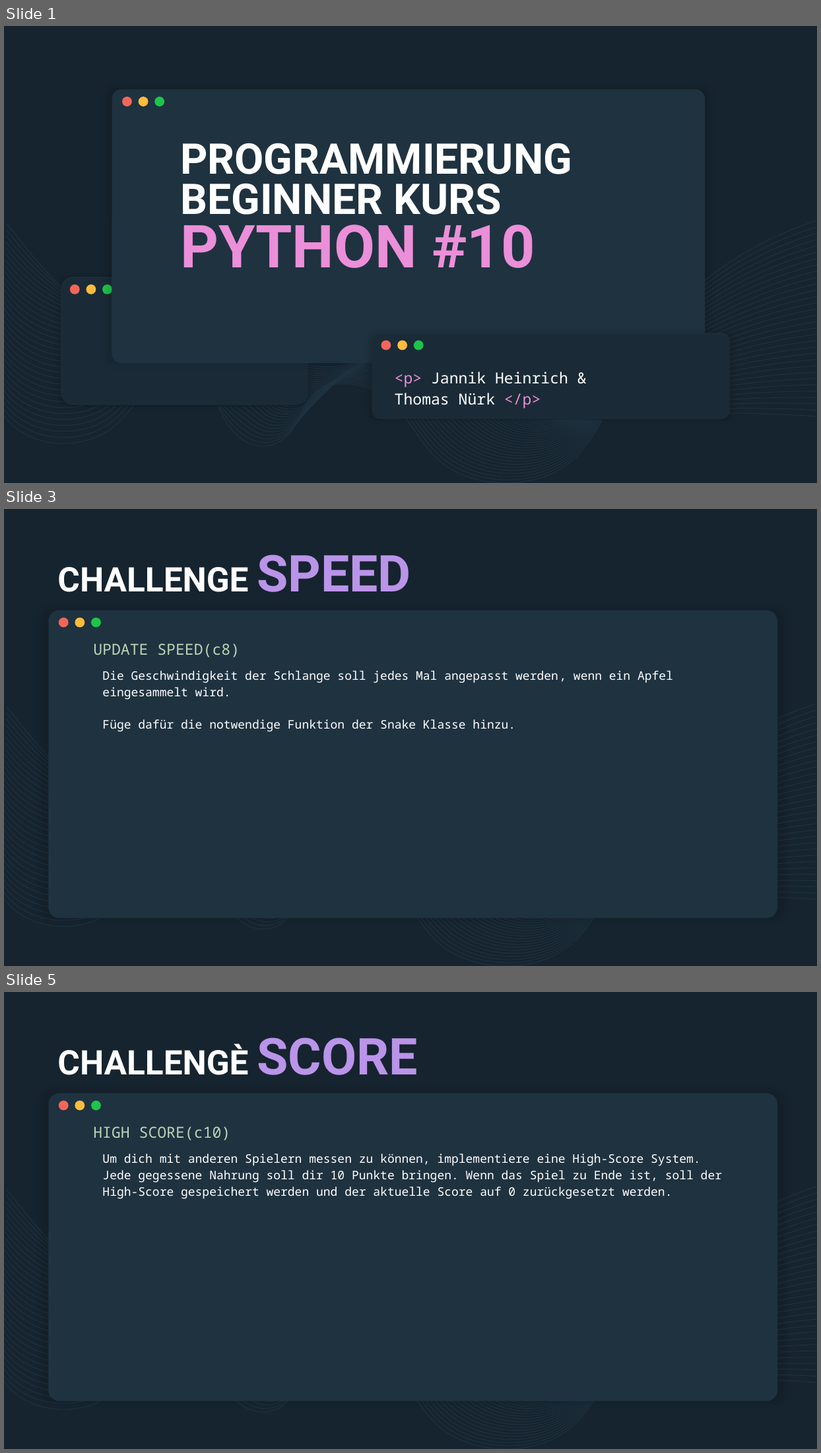
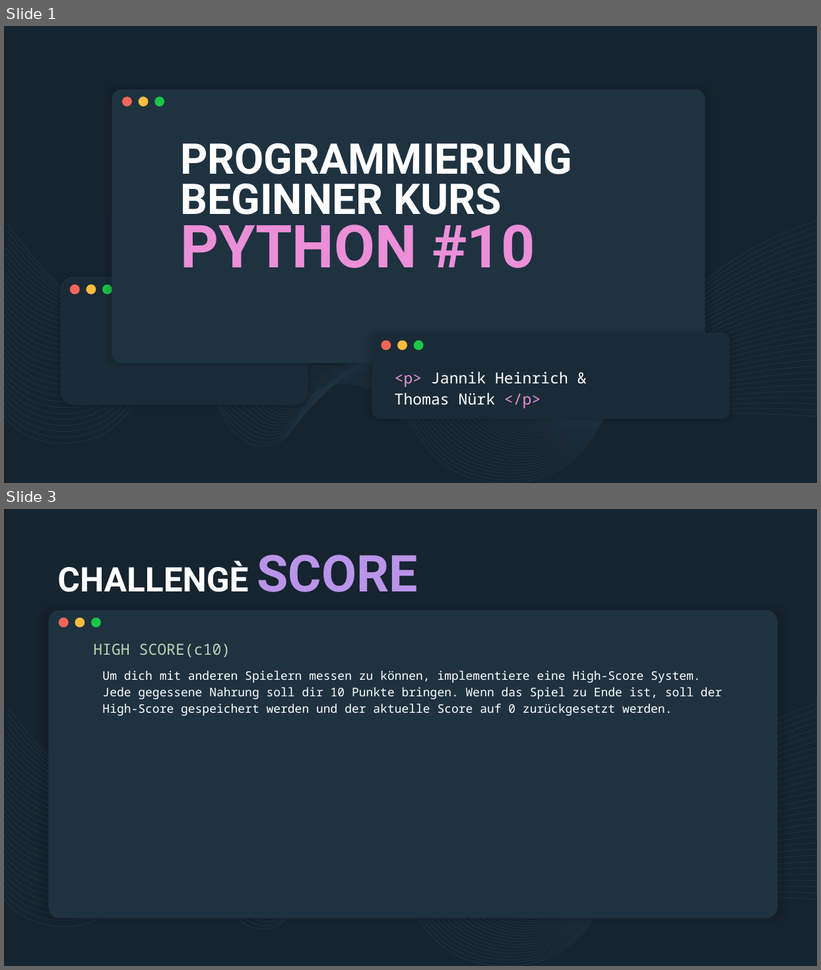
Before and after one commit to derech1e/python-beginner-course, a slide deck: 010/lesson_10.pptx. Shown one above the other, each under a label of ours: slides 1, 3 and 5 before the commit, slides 1 and 3 after it; the slides between them are not shown. The pictures are 821x1453 and 821x970 pixels, drawn with LibreOffice and Linux fonts; fonts in the diff are those of the drawing. Boxes give left, top, right and bottom in pixels: in the first picture for what was removed or moved away, otherwise in the second. Text is boxed around its words. In the diff, an @@ line names an element or a change of style, - is before the commit and + after.

```diff
--- a/010/lesson_10.pptx
+++ b/010/lesson_10.pptx
@@ slide 3 removed at (4, 509, 817, 966), background #16242F; not listed: 36 template elements that a slide beside it also shows @@
@@ title removed at (57, 555, 411, 592) @@
-CHALLENGE SPEED
@@ subtitle removed at (93, 644, 240, 657) @@
-UPDATE SPEED(c8)
@@ text removed at (102, 671, 673, 732) @@
-Die Geschwindigkeit der Schlange soll jedes Mal angepasst werden, wenn ein Apfel eingesammelt wird.
-Füge dafür die notwendige Funktion der Snake Klasse hinzu.
@@ what was slide 5 is now slide 3 @@
```
Also in this commit, not shown: 1 slide changed, 1 other slide removed, 13 other files.
